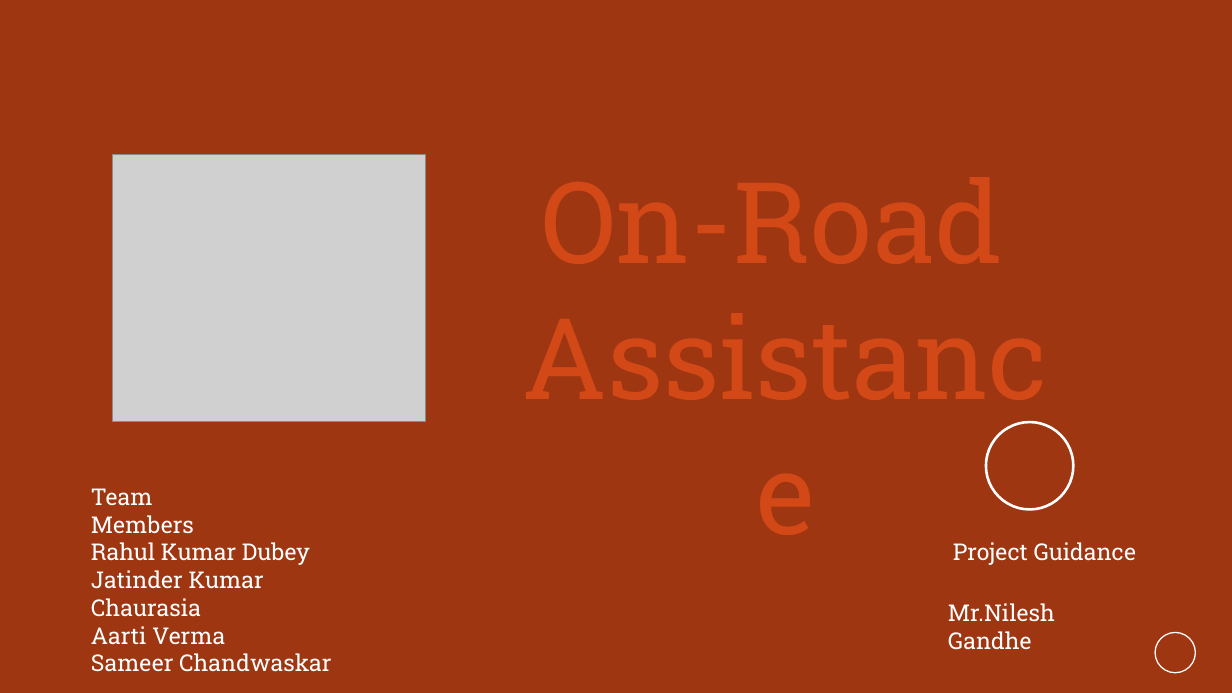
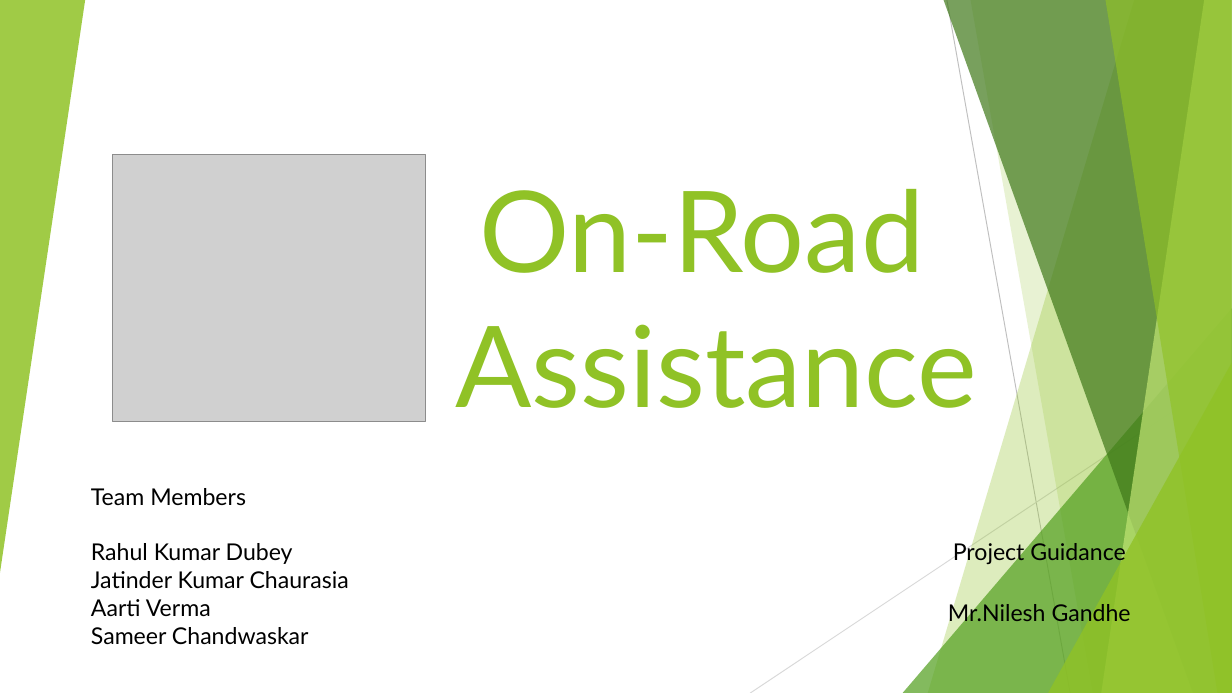
Before and after one commit to sameer-59/ReportContent, a slide deck: slide 1 of On Road PPT.pptx. Drawn at 1232x693 pixels with LibreOffice and Linux fonts; fonts in the diff are those of the drawing; grey boxes stand for pictures; background and template pictures are left out. Boxes give left, top, right and bottom in pixels: in the first picture for what was removed or moved away, otherwise in the second. Text is boxed around its words. In the diff, an @@ line names an element or a change of style, - is before the commit and + after.

```diff
--- a/On Road PPT.pptx
+++ b/On Road PPT.pptx
@@ background #9E3611 to #FFFFFF @@
@@ group added at <box>0,0,1232,693</box>: 5 freeform shapes, 3 triangles, 2 lines @@
@@ text "On-Road": place and size @@
-text "On-Road" at <box>495,147,1078,430</box>
+text "On-Road" at <box>455,189,977,408</box>
@@ text "On-Road" at <box>455,189,977,408</box>: font Roboto Slab to Lato, text colour #D34817 to #90C226 @@
@@ ellipse removed at <box>986,422,1074,510</box> @@
@@ font Roboto Slab to Lato, text colour #FFFFFF to #000000 in 4 elements at <box>91,488,246,506</box>, <box>91,543,349,645</box>, <box>953,540,1125,566</box>, <box>948,601,1131,627</box> @@
@@ ellipse removed at <box>1155,632,1196,673</box> @@
```
Also in this commit, not shown: 2 other slides changed, 8 slides added.
